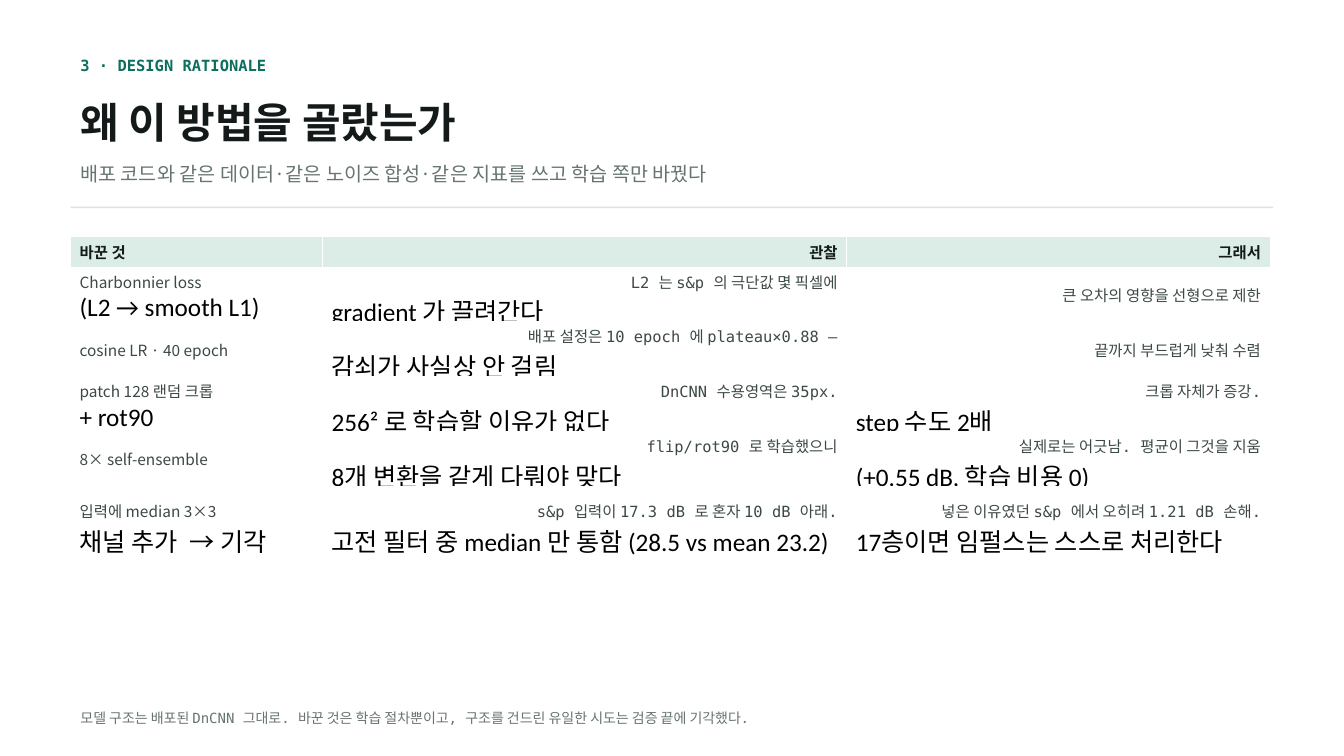
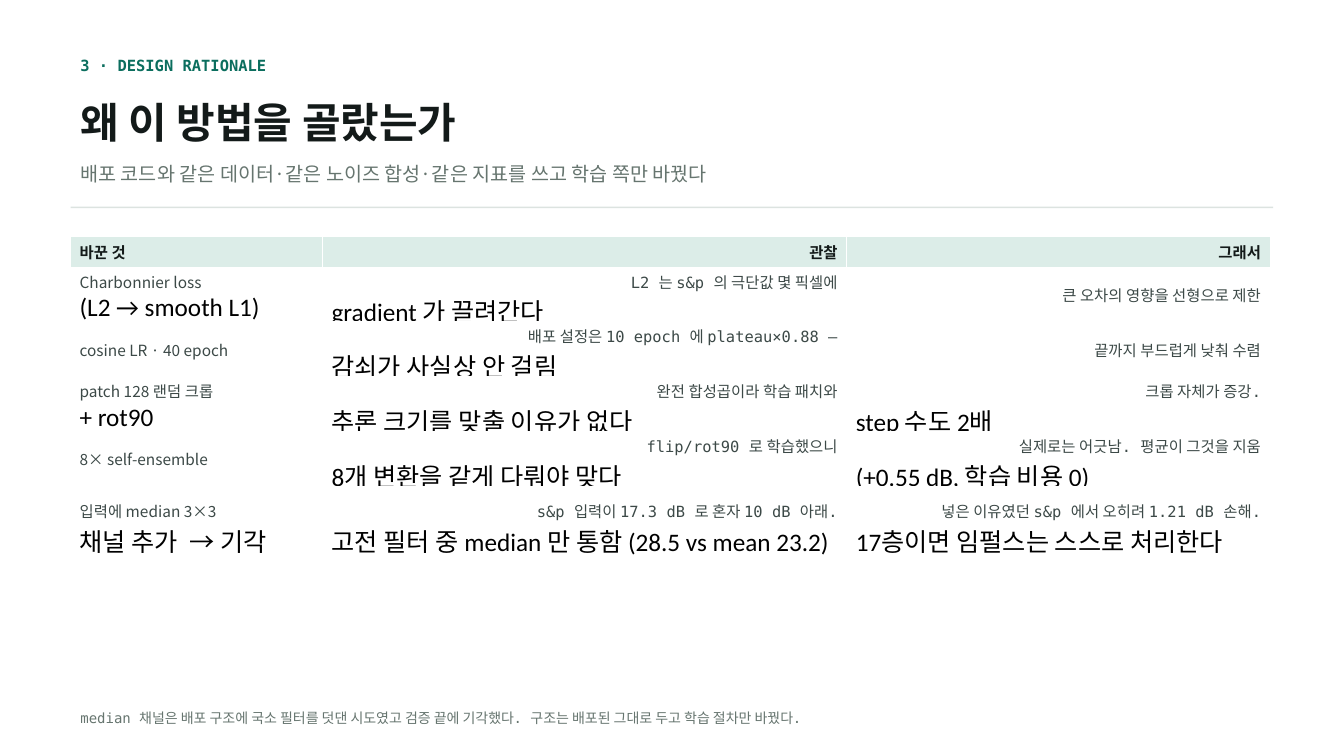
Before and after one commit to kithhooni-commits/ds-practice, a slide deck: slide 4 of 실습5/실습5_denoising_발표.pptx. Drawn at 1344x756 pixels with LibreOffice and Linux fonts; fonts in the diff are those of the drawing. Boxes give left, top, right and bottom in pixels: in the first picture for what was removed or moved away, otherwise in the second. Text is boxed around its words. In the diff, an @@ line names an element or a change of style, - is before the commit and + after.

```diff
--- a/실습5/실습5_denoising_발표.pptx
+++ b/실습5/실습5_denoising_발표.pptx
@@ table at (71, 237, 1270, 559) @@
-row 4, column 2: DnCNN 수용영역은 35px. / 256² 로 학습할 이유가 없다
+row 4, column 2: 완전 합성곱이라 학습 패치와 / 추론 크기를 맞출 이유가 없다
@@ text at (80, 711, 802, 724): text changed @@
-모델 구조는 배포된 DnCNN 그대로. 바꾼 것은 학습 절차뿐이고, 구조를 건드린 유일한 시도는 검증 끝에 기각했다.
+median 채널은 배포 구조에 국소 필터를 덧댄 시도였고 검증 끝에 기각했다. 구조는 배포된 그대로 두고 학습 절차만 바꿨다.
```
Also in this commit, not shown: 3 other slides changed, 2 other files.
